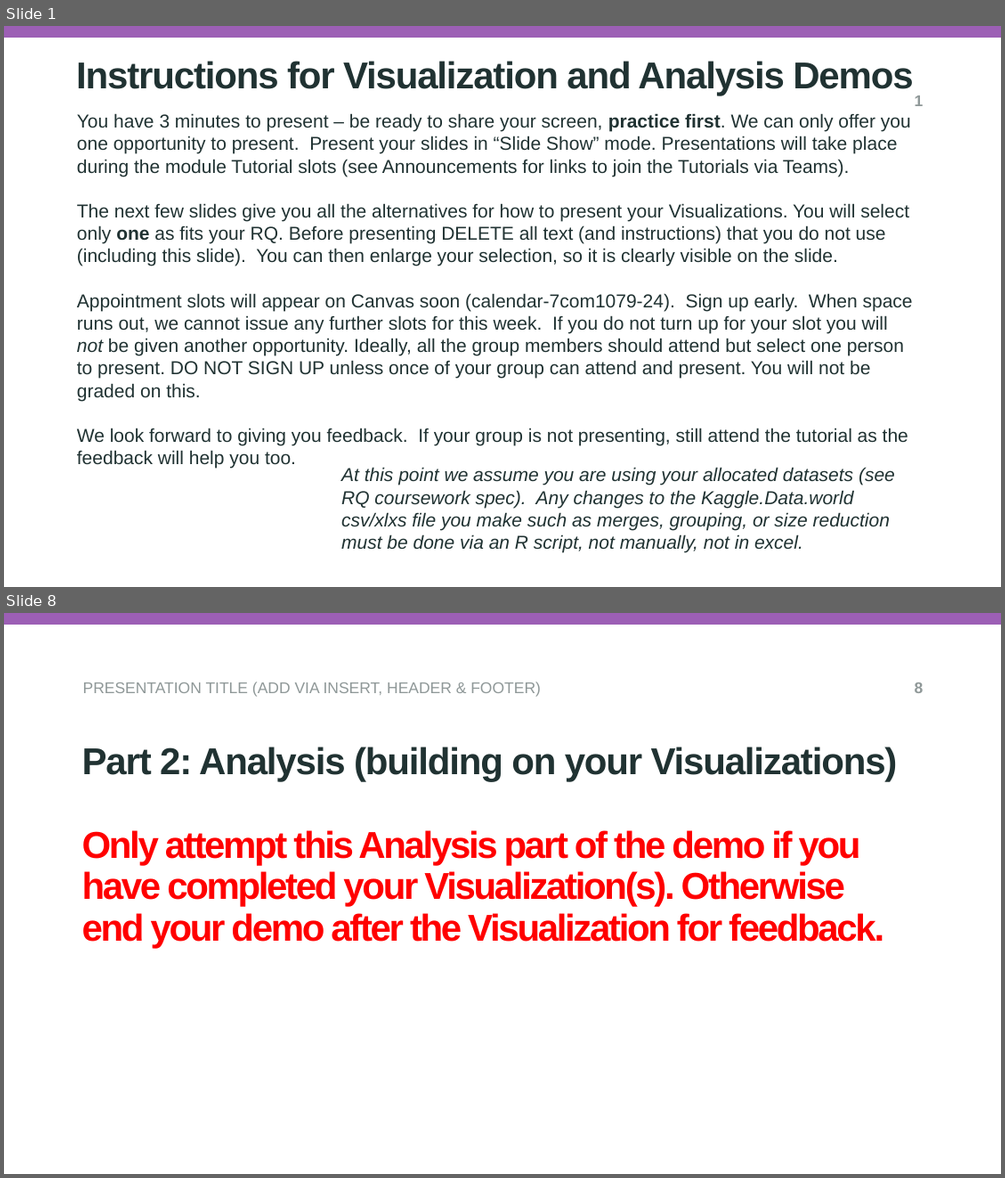
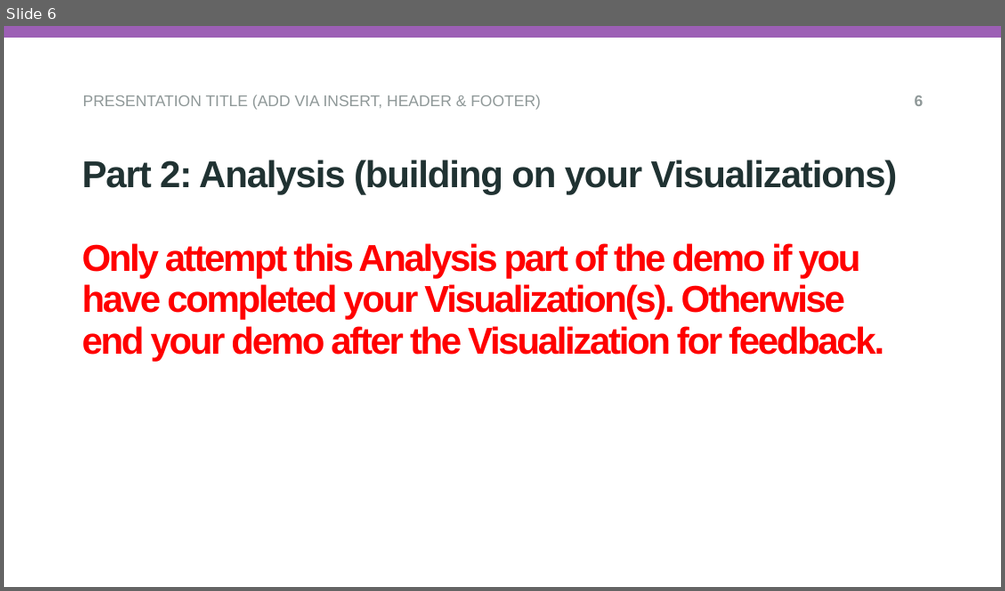
Before and after one commit to noelpaul07/A143A, a slide deck: vis_and_analysis_student_demo_template.pptx. Shown one above the other, each under a label of ours: slides 1 and 8 before the commit, slide 6 after it; the slides between them are not shown. The pictures are 1005x1178 and 1005x591 pixels, drawn with LibreOffice and Linux fonts; fonts in the diff are those of the drawing; background and template pictures are left out. Boxes give left, top, right and bottom in pixels: in the first picture for what was removed or moved away, otherwise in the second. Text is boxed around its words. In the diff, an @@ line names an element or a change of style, - is before the commit and + after.

```diff
--- a/vis_and_analysis_student_demo_template.pptx
+++ b/vis_and_analysis_student_demo_template.pptx
@@ slide 1 removed at [4,26,1001,587], background #FFFFFF; not listed: 1 template element that a slide beside it also shows @@
@@ subtitle removed at [76,61,913,95] @@
-Instructions for Visualization and Analysis Demos
@@ page number removed at [914,95,923,106] @@
-1
@@ text removed at [77,113,913,468] @@
-You have 3 minutes to present – be ready to share your screen, practice first. We can only offer you one opportunity to present. Present your slides in “Slide Show” mode. Presentations will take place during the module Tutorial slots (see Announcements for links to join the Tutorials via Teams).
-The next few slides give you all the alternatives for how to present your Visualizations. You will select only one as fits your RQ. Before presenting DELETE all text (and instructions) that you do not use (including this slide). You can then enlarge your selection, so it is clearly visible on the slide.
-Appointment slots will appear on Canvas soon (calendar-7com1079-24). Sign up early. When space runs out, we cannot issue any further slots for this week. If you do not turn up for your slot you will not be given another opportunity. Ideally, all the group members should attend but select one person to present. DO NOT SIGN UP unless once of your group can attend and present. You will not be graded on this.
-We look forward to giving you feedback. If your group is not presenting, still attend the tutorial as the feedback will help you too.
@@ text removed at [341,467,895,553] @@
-At this point we assume you are using your allocated datasets (see RQ coursework spec). Any changes to the Kaggle.Data.world csv/xlxs file you make such as merges, grouping, or size reduction must be done via an R script, not manually, not in excel.
@@ what was slide 8 is now slide 6 @@
```
Also in this commit, not shown: 3 slides changed, 2 slides added, 3 other slides removed.
